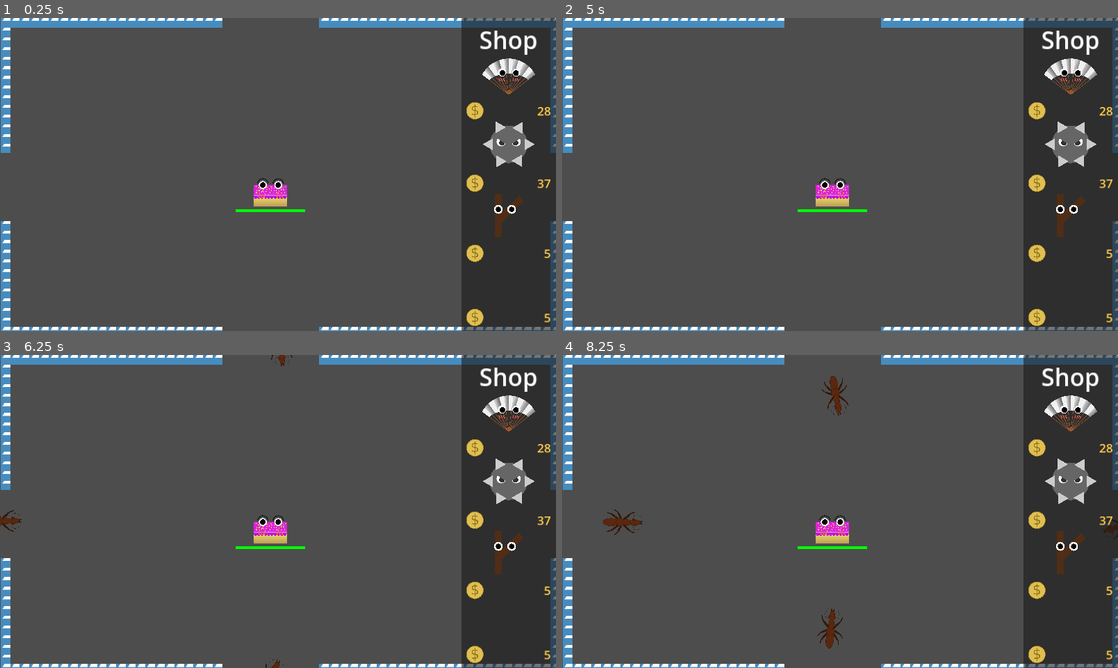
Above: before the commit, frames 1-4 (two rows, left to right).
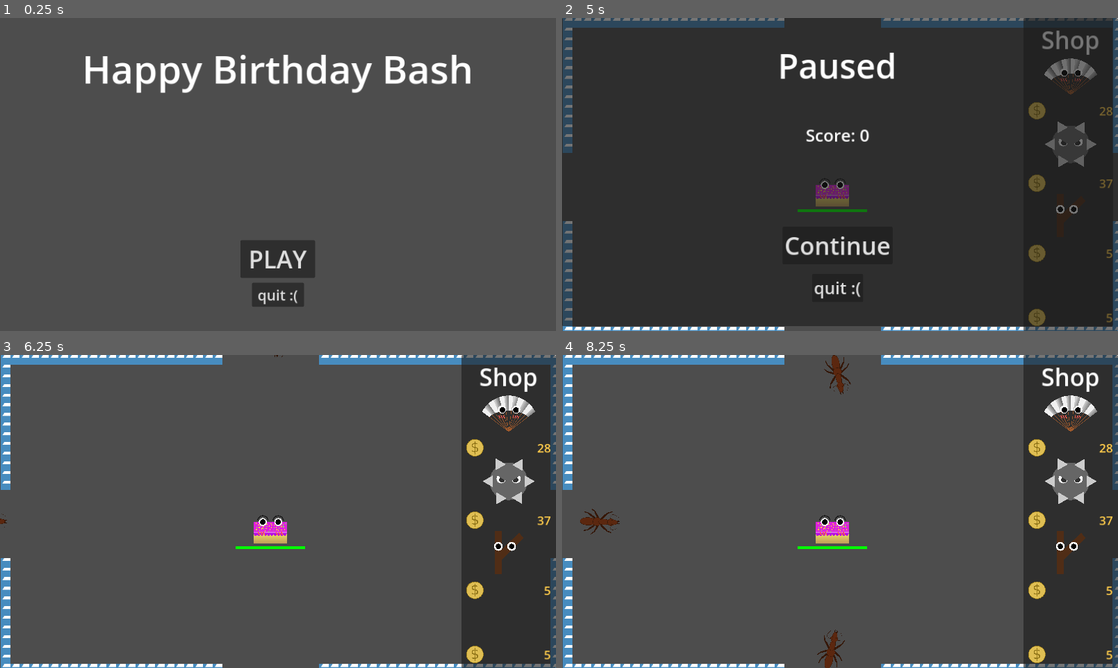
Above: after the commit, the same moments.

Repository: RainbowAsteroids/happy-birthday-bash
Game: Godot game, scene res://Menus/main_menu.tscn
Two runs of this game, one before a commit and one after it. Both use one fixed random seed, a clock stepped at 60 frames per second and the inputs below. Before the commit the project starts from res://World/world.tscn. The engine's default icon, where the game draws it, is replaced by a stand-in: a white triangle on a blue panel in a dark square.
Inputs (mouse positions are in pixels of both pictures, inside the frame that each line leads up to):
- Up to frame 1 (0.25 s): no input
- Up to frame 2 (5 s): click (840, 259) at 0.5 s, where only the run after the commit has a clickable "PLAY"; tap Enter (ui_accept) at 1.25, 1.52, 2, 2.27, 2.75, 3.5, 3.77, 4.25, 4.52 s; move the mouse to (962, 158) at 1.27 s; click (962, 158) at 1.42 s; move the mouse to (728, 190) at 2.02 s; click (728, 190) at 2.17 s; move the mouse to (895, 105) at 2.77 s; click (895, 105) at 2.92 s; move the mouse to (812, 237) at 3.52 s; click (812, 237) at 3.67 s; move the mouse to (1006, 221) at 4.27 s; click (1006, 221) at 4.42 s; tap Escape (pause, bound only after the commit) at 4.9 s
- Up to frame 3 (6.25 s): click (278, 583) at 5 s, where only the run after the commit has a clickable "Continue"; tap Enter (ui_accept) at 5.75, 6.02 s; move the mouse to (111, 464) at 5.77 s; click (111, 464) at 5.92 s
- Up to frame 4 (8.25 s): move the mouse to (867, 511) at 6.52 s; click (867, 511) at 6.67 s; move the mouse to (756, 433) at 7.27 s; click (756, 433) at 7.42 s; tap Enter (ui_accept) at 7.52 s; move the mouse to (962, 495) at 8.02 s; click (962, 495) at 8.17 s

The runs differ from the first frame. In frame 1, 26% of the frame differs, in the area x 0-100%, y 0-100%; in frame 2, 84%, in the area x 0-100%, y 0-99%; in frame 3, 0.2%; in frame 4, 1.1%.

Commit message:
add pause, lose, and main menus

Diff:
--- a/Cake/Cake.gd
+++ b/Cake/Cake.gd
@@ -1,4 +1,6 @@
 class_name Cake extends StaticBody2D
+
+signal dead
 
 static var instance: Cake
 
@@ -26,5 +28,4 @@
 	scared_sprite.visible = being_attacked
 
 	if health <= 0:
-		pass
-		#print("ded")
+		dead.emit()
--- a/Enemy/enemy_spawner.gd
+++ b/Enemy/enemy_spawner.gd
@@ -13,7 +13,7 @@
 @onready var timer = $SpawnTimer
 
 func _on_timer_timeout():
-	print("timeout")
+	#print("timeout")
 	respawn_time -= randf() * 0.15
 	var enemy = enemy_scene.instantiate()
 	enemy.global_position = global_position
@@ -21,7 +21,7 @@
 	enemy_parent.add_child(enemy)
 
 func _ready():
-	print(respawn_time)
+	#print(respawn_time)
 	timer.autostart = true
 	timer.start(respawn_time)
 
--- /dev/null
+++ b/HighscoreManager.gd
@@ -0,0 +1,44 @@
+extends Node
+
+const high_score_filename := "user://highscore.dat"
+
+var is_highscore := false
+var score := 0:
+	set(value):
+		score = value
+
+		if score > high_score:
+			is_highscore = true
+			high_score = score
+
+var high_score := 0
+
+func reset():
+	score = 0
+	is_highscore = false
+
+func read():
+	var file = FileAccess.open(high_score_filename, FileAccess.READ)
+
+	file.seek(0)
+	high_score = file.get_64()
+	file.flush()
+
+	file.close()
+
+func commit():
+	var file = FileAccess.open(high_score_filename, FileAccess.WRITE)
+
+	file.seek(0)
+	file.store_64(high_score)
+	file.flush()
+
+	file.close()
+
+func _ready():
+	if FileAccess.file_exists(high_score_filename):
+		read()
+	commit()
+
+func _exit_tree():
+	commit()
--- /dev/null
+++ b/Menus/ContinueButton.gd
@@ -0,0 +1,3 @@
+extends Button
+
+func _on_pressed():
--- /dev/null
+++ b/Menus/HighscoreLabel.gd
@@ -0,0 +1,7 @@
+extends Label
+
+func _ready():
+	if HighscoreManager.high_score != 0:
+		text = text.format([HighscoreManager.high_score])
+	else:
+		visible = false
--- /dev/null
+++ b/Menus/PlayButton.gd
@@ -0,0 +1,7 @@
+extends Button
+
+@export var play_scene: PackedScene
+
+
+func _on_pressed():
+	get_tree().change_scene_to_packed(play_scene)
--- /dev/null
+++ b/Menus/QuitButton.gd
@@ -0,0 +1,4 @@
+extends Button
+
+func _on_pressed():
+	get_tree().quit()
--- /dev/null
+++ b/Menus/ScoreLabel.gd
@@ -0,0 +1,4 @@
+extends Label
+
+func _ready():
+	text = text.format([HighscoreManager.score])
--- /dev/null
+++ b/Menus/lose_screen.tscn
@@ -0,0 +1,65 @@
+[gd_scene load_steps=6 format=3 uid="uid://detdqcqq3u8y0"]
+
+[ext_resource type="Script" path="res://Menus/ScoreLabel.gd" id="1_caei0"]
+[ext_resource type="Script" path="res://Menus/HighscoreLabel.gd" id="2_ux0sn"]
+[ext_resource type="Script" path="res://Menus/PlayButton.gd" id="3_l11ig"]
+[ext_resource type="PackedScene" uid="uid://dkphvvx1s48hi" path="res://World/world.tscn" id="4_boubc"]
+[ext_resource type="Script" path="res://Menus/QuitButton.gd" id="5_uxqw4"]
+
+[node name="LoseScreen" type="MarginContainer"]
+offset_right = 1152.0
+offset_bottom = 648.0
+theme_override_constants/margin_left = 50
+theme_override_constants/margin_top = 50
+theme_override_constants/margin_right = 50
+theme_override_constants/margin_bottom = 50
+
+[node name="VBoxContainer" type="VBoxContainer" parent="."]
+layout_mode = 2
+theme_override_constants/separation = 10
+
+[node name="Label" type="Label" parent="VBoxContainer"]
+layout_mode = 2
+theme_override_font_sizes/font_size = 80
+text = "You lose :("
+horizontal_alignment = 1
+
+[node name="Control" type="Control" parent="VBoxContainer"]
+custom_minimum_size = Vector2(0, 30)
+layout_mode = 2
+
+[node name="Label3" type="Label" parent="VBoxContainer"]
+layout_mode = 2
+theme_override_font_sizes/font_size = 40
+text = "Score: {0}"
+horizontal_alignment = 1
+script = ExtResource("1_caei0")
+
+[node name="Label2" type="Label" parent="VBoxContainer"]
+layout_mode = 2
+theme_override_font_sizes/font_size = 40
+text = "High score: {0}"
+horizontal_alignment = 1
+script = ExtResource("2_ux0sn")
+
+[node name="Control2" type="Control" parent="VBoxContainer"]
+layout_mode = 2
+size_flags_vertical = 3
+
+[node name="Button" type="Button" parent="VBoxContainer"]
+layout_mode = 2
+size_flags_horizontal = 4
+theme_override_font_sizes/font_size = 50
+text = " PLAY AGAIN"
+script = ExtResource("3_l11ig")
+play_scene = ExtResource("4_boubc")
+
+[node name="Button2" type="Button" parent="VBoxContainer"]
+layout_mode = 2
+size_flags_horizontal = 4
+theme_override_font_sizes/font_size = 30
+text = " quit :( "
+script = ExtResource("5_uxqw4")
+
+[connection signal="pressed" from="VBoxContainer/Button" to="VBoxContainer/Button" method="_on_pressed"]
+[connection signal="pressed" from="VBoxContainer/Button2" to="VBoxContainer/Button2" method="_on_pressed"]
--- /dev/null
+++ b/Menus/main_menu.tscn
@@ -0,0 +1,60 @@
+[gd_scene load_steps=5 format=3 uid="uid://b2k5ivx5bhd8e"]
+
+[ext_resource type="Script" path="res://Menus/HighscoreLabel.gd" id="1_6vy2h"]
+[ext_resource type="Script" path="res://Menus/PlayButton.gd" id="2_1h7jn"]
+[ext_resource type="PackedScene" uid="uid://dkphvvx1s48hi" path="res://World/world.tscn" id="3_nvtdj"]
+[ext_resource type="Script" path="res://Menus/QuitButton.gd" id="3_sqtb0"]
+
+[node name="MainMenu" type="MarginContainer"]
+anchors_preset = 15
+anchor_right = 1.0
+anchor_bottom = 1.0
+grow_horizontal = 2
+grow_vertical = 2
+theme_override_constants/margin_left = 50
+theme_override_constants/margin_top = 50
+theme_override_constants/margin_right = 50
+theme_override_constants/margin_bottom = 50
+
+[node name="VBoxContainer" type="VBoxContainer" parent="."]
+layout_mode = 2
+theme_override_constants/separation = 10
+
+[node name="Label" type="Label" parent="VBoxContainer"]
+layout_mode = 2
+theme_override_font_sizes/font_size = 80
+text = "Happy Birthday Bash"
+horizontal_alignment = 1
+
+[node name="Control" type="Control" parent="VBoxContainer"]
+custom_minimum_size = Vector2(0, 100)
+layout_mode = 2
+
+[node name="Label2" type="Label" parent="VBoxContainer"]
+layout_mode = 2
+theme_override_font_sizes/font_size = 40
+text = "High score: {0}"
+horizontal_alignment = 1
+script = ExtResource("1_6vy2h")
+
+[node name="Control2" type="Control" parent="VBoxContainer"]
+layout_mode = 2
+size_flags_vertical = 3
+
+[node name="Button" type="Button" parent="VBoxContainer"]
+layout_mode = 2
+size_flags_horizontal = 4
+theme_override_font_sizes/font_size = 50
+text = " PLAY "
+script = ExtResource("2_1h7jn")
+play_scene = ExtResource("3_nvtdj")
+
+[node name="Button2" type="Button" parent="VBoxContainer"]
+layout_mode = 2
+size_flags_horizontal = 4
+theme_override_font_sizes/font_size = 30
+text = " quit :( "
+script = ExtResource("3_sqtb0")
+
+[connection signal="pressed" from="VBoxContainer/Button" to="VBoxContainer/Button" method="_on_pressed"]
+[connection signal="pressed" from="VBoxContainer/Button2" to="VBoxContainer/Button2" method="_on_pressed"]
--- a/Weapon/SugarCookie/sugar-cookie.svg
+++ b/Weapon/SugarCookie/sugar-cookie.svg
@@ -7,9 +7,9 @@
    viewBox="0 0 100 100"
    version="1.1"
    id="svg1"
-   inkscape:version="1.3 (0e150ed6c4, 2023-07-21)"
+   inkscape:version="1.2.2 (b0a8486541, 2022-12-01)"
    sodipodi:docname="sugar-cookie.svg"
-   inkscape:export-filename="sugar-cookie-pupil-right.png"
+   inkscape:export-filename="../../Shop/sugar-cookie-shop.png"
    inkscape:export-xdpi="960"
    inkscape:export-ydpi="960"
    xmlns:inkscape="http://www.inkscape.org/namespaces/inkscape"
@@ -28,10 +28,10 @@
      inkscape:document-units="mm"
      showgrid="true"
      inkscape:zoom="2.2022289"
-     inkscape:cx="157.11355"
-     inkscape:cy="190.71587"
-     inkscape:window-width="951"
-     inkscape:window-height="1040"
+     inkscape:cx="143.71803"
+     inkscape:cy="191.16996"
+     inkscape:window-width="2548"
+     inkscape:window-height="1400"
      inkscape:window-x="0"
      inkscape:window-y="0"
      inkscape:window-maximized="1"
--- /dev/null
+++ b/World/Label2.gd
@@ -0,0 +1,4 @@
+extends Label
+
+func _process(_delta):
+	text = "Score: " + str(HighscoreManager.score)
--- /dev/null
+++ b/World/PauseMenu.gd
@@ -0,0 +1,15 @@
+extends PanelContainer
+
+func unpause():
+	visible = false
+	get_tree().paused = false
+
+
+func _input(event: InputEvent):
+	if event.is_action_pressed("pause"):
+		get_viewport().set_input_as_handled()
+		unpause()
+
+
+func _on_button_pressed():
+	unpause()
--- a/World/world.gd
+++ b/World/world.gd
@@ -1,7 +1,10 @@
 class_name World extends Node2D
+
+@export var pause_menu: CanvasItem
 
 @export var shop_button_parent: Node
 @export var balance_label: Label
+@export var lose_screen: PackedScene
 
 @export var balance := 5:
 	set(value):
@@ -11,6 +14,11 @@
 
 var shop_buttons: Array[ShopButton] = []
 var stick_button: ShopButton
+
+func _input(event: InputEvent):
+	if event.is_action_pressed("pause"):
+		pause_menu.visible = true
+		get_tree().paused = true
 
 func _on_selected(button: ShopButton):
 	var cost = button.price
@@ -54,6 +62,8 @@
 
 
 func _ready():
+	HighscoreManager.reset()
+
 	get_tree().node_added.connect(_on_node_added)
 
 	balance = balance
@@ -69,9 +79,14 @@
 	shuffle_shop()
 
 func _on_collected():
+	HighscoreManager.score += 1
 	balance += 1
 
 func _on_node_added(node:Node):
 	if node is Gold:
 		node.collected.connect(_on_collected)
 		pass
+
+func _on_cake_dead():
+	HighscoreManager.commit()
+	get_tree().change_scene_to_packed(lose_screen)
--- a/World/world.tscn
+++ b/World/world.tscn
@@ -1,7 +1,8 @@
-[gd_scene load_steps=29 format=3 uid="uid://dkphvvx1s48hi"]
+[gd_scene load_steps=33 format=3 uid="uid://dkphvvx1s48hi"]
 
 [ext_resource type="Script" path="res://World/world.gd" id="1_bv7nv"]
 [ext_resource type="PackedScene" uid="uid://bph5vow85w8do" path="res://ball.tscn" id="1_f4dmd"]
+[ext_resource type="PackedScene" uid="uid://detdqcqq3u8y0" path="res://Menus/lose_screen.tscn" id="2_ap1pa"]
 [ext_resource type="Script" path="res://World/spinnyboi.gd" id="2_p7rve"]
 [ext_resource type="Texture2D" uid="uid://cc2j3r46e7v2x" path="res://icon.svg" id="3_ivn4p"]
 [ext_resource type="Texture2D" uid="uid://bx41dhg31iilm" path="res://transparent.png" id="4_1gfse"]
@@ -23,6 +24,9 @@
 [ext_resource type="Texture2D" uid="uid://dyi7mg01ym2xy" path="res://Shop/stick-shop.png" id="19_0unke"]
 [ext_resource type="PackedScene" uid="uid://dix336iqjmom1" path="res://Weapon/SugarCookie/sugar_cookie.tscn" id="20_8b6td"]
 [ext_resource type="Texture2D" uid="uid://6oavfwyw4r2x" path="res://Shop/sugar-cookie-shop.png" id="22_dlr8k"]
+[ext_resource type="Script" path="res://World/PauseMenu.gd" id="25_f0wu7"]
+[ext_resource type="Script" path="res://World/Label2.gd" id="26_oucol"]
+[ext_resource type="Script" path="res://Menus/QuitButton.gd" id="27_a6fr4"]
 
 [sub_resource type="TileSetAtlasSource" id="TileSetAtlasSource_xu6c7"]
 texture = ExtResource("3_ivn4p")
@@ -61,11 +65,14 @@
 
 [sub_resource type="RectangleShape2D" id="RectangleShape2D_psh5m"]
 
-[node name="World" type="Node2D" node_paths=PackedStringArray("shop_button_parent", "balance_label")]
+[node name="World" type="Node2D" node_paths=PackedStringArray("pause_menu", "shop_button_parent", "balance_label")]
+process_mode = 1
 position = Vector2(1, 0)
 script = ExtResource("1_bv7nv")
+pause_menu = NodePath("PauseMenu/PanelContainer")
 shop_button_parent = NodePath("CanvasLayer/PanelContainer/MarginContainer/VBoxContainer/VBoxContainer")
 balance_label = NodePath("CanvasLayer/PanelContainer/MarginContainer/VBoxContainer/HBoxContainer/Label")
+lose_screen = ExtResource("2_ap1pa")
 
 [node name="Cake" parent="." instance=ExtResource("4_2ehdc")]
 position = Vector2(559, 356)
@@ -78,24 +85,6 @@
 format = 2
 layer_0/tile_data = PackedInt32Array(0, 131072, 3, 65536, 131072, 3, 131072, 131072, 3, 196608, 131072, 3, 262144, 1310 …(13979 unchanged characters)…
 
-[node name="Spawners" type="Node" parent="."]
-
-[node name="EnemySpawner" parent="Spawners" node_paths=PackedStringArray("enemy_parent") instance=ExtResource("7_hxux6")]
-position = Vector2(-34, 343)
-enemy_parent = NodePath("../../Enemies")
-
-[node name="EnemySpawner2" parent="Spawners" node_paths=PackedStringArray("enemy_parent") instance=ExtResource("7_hxux6")]
-position = Vector2(578, -37)
-enemy_parent = NodePath("../../Enemies")
-
-[node name="EnemySpawner3" parent="Spawners" node_paths=PackedStringArray("enemy_parent") instance=ExtResource("7_hxux6")]
-position = Vector2(1214, 353)
-enemy_parent = NodePath("../../Enemies")
-
-[node name="EnemySpawner4" parent="Spawners" node_paths=PackedStringArray("enemy_parent") instance=ExtResource("7_hxux6")]
-position = Vector2(558, 691)
-enemy_parent = NodePath("../../Enemies")
-
 [node name="oldstyle" type="Node2D" parent="."]
 process_mode = 4
 visible = false
@@ -405,3 +394,79 @@
 theme_override_colors/font_color = Color(1, 0.8, 0.290196, 1)
 theme_override_font_sizes/font_size = 25
 text = "6969"
+
+[node name="Spawners" type="Node" parent="CanvasLayer"]
+
+[node name="EnemySpawner" parent="CanvasLayer/Spawners" node_paths=PackedStringArray("enemy_parent") instance=ExtResource("7_hxux6")]
+position = Vector2(-34, 343)
+enemy_parent = NodePath("../../../Enemies")
+
+[node name="EnemySpawner2" parent="CanvasLayer/Spawners" node_paths=PackedStringArray("enemy_parent") instance=ExtResource("7_hxux6")]
+position = Vector2(578, -37)
+enemy_parent = NodePath("../../../Enemies")
+
+[node name="EnemySpawner3" parent="CanvasLayer/Spawners" node_paths=PackedStringArray("enemy_parent") instance=ExtResource("7_hxux6")]
+position = Vector2(1214, 353)
+enemy_parent = NodePath("../../../Enemies")
+
+[node name="EnemySpawner4" parent="CanvasLayer/Spawners" node_paths=PackedStringArray("enemy_parent") instance=ExtResource("7_hxux6")]
+position = Vector2(558, 691)
+enemy_parent = NodePath("../../../Enemies")
+
+[node name="PauseMenu" type="CanvasLayer" parent="."]
+process_mode = 2
+
+[node name="PanelContainer" type="PanelContainer" parent="PauseMenu"]
+visible = false
+offset_right = 1142.0
+offset_bottom = 638.0
+script = ExtResource("25_f0wu7")
+
+[node name="MarginContainer" type="MarginContainer" parent="PauseMenu/PanelContainer"]
+layout_mode = 2
+theme_override_constants/margin_left = 50
+theme_override_constants/margin_top = 50
+theme_override_constants/margin_right = 50
+theme_override_constants/margin_bottom = 50
+
+[node name="VBoxContainer" type="VBoxContainer" parent="PauseMenu/PanelContainer/MarginContainer"]
+layout_mode = 2
+theme_override_constants/separation = 20
+
+[node name="Label" type="Label" parent="PauseMenu/PanelContainer/MarginContainer/VBoxContainer"]
+layout_mode = 2
+theme_override_font_sizes/font_size = 70
+text = "Paused"
+horizontal_alignment = 1
+
+[node name="Control" type="Control" parent="PauseMenu/PanelContainer/MarginContainer/VBoxContainer"]
+custom_minimum_size = Vector2(0, 30)
+layout_mode = 2
+
+[node name="Label2" type="Label" parent="PauseMenu/PanelContainer/MarginContainer/VBoxContainer"]
+layout_mode = 2
+theme_override_font_sizes/font_size = 35
+text = "Score: {0}"
+horizontal_alignment = 1
+script = ExtResource("26_oucol")
+
+[node name="Control2" type="Control" parent="PauseMenu/PanelContainer/MarginContainer/VBoxContainer"]
+layout_mode = 2
+size_flags_vertical = 3
+
+[node name="Button" type="Button" parent="PauseMenu/PanelContainer/MarginContainer/VBoxContainer"]
+layout_mode = 2
+size_flags_horizontal = 4
+theme_override_font_sizes/font_size = 50
+text = "Continue"
+
+[node name="Button2" type="Button" parent="PauseMenu/PanelContainer/MarginContainer/VBoxContainer"]
+layout_mode = 2
+size_flags_horizontal = 4
+theme_override_font_sizes/font_size = 35
+text = "quit :("
+script = ExtResource("27_a6fr4")
+
+[connection signal="dead" from="Cake" to="." method="_on_cake_dead"]
+[connection signal="pressed" from="PauseMenu/PanelContainer/MarginContainer/VBoxContainer/Button" to="PauseMenu/PanelContainer" method="_on_button_pressed"]
+[connection signal="pressed" from="PauseMenu/PanelContainer/MarginContainer/VBoxContainer/Button2" to="PauseMenu/PanelContainer/MarginContainer/VBoxContainer/Button2" method="_on_pressed"]
--- a/project.godot
+++ b/project.godot
@@ -11,9 +11,13 @@
 [application]
 
 config/name="the-name-of-the-game"
-run/main_scene="res://World/world.tscn"
+run/main_scene="res://Menus/main_menu.tscn"
 config/features=PackedStringArray("4.1", "GL Compatibility")
 config/icon="res://icon.svg"
+
+[autoload]
+
+HighscoreManager="*res://HighscoreManager.gd"
 
 [display]
 
@@ -22,9 +26,10 @@
 
 [input]
 
-asd={
+pause={
 "deadzone": 0.5,
-"events": []
+"events": [Object(InputEventKey,"resource_local_to_scene":false,"resource_name":"","device":-1,"window_id":0,"alt_pressed":false,"shift_pressed":false,"ctrl_pressed":false,"meta_pressed":false,"pressed":false,"keycode":0,"physical_keycode":4194305,"key_label":0,"unicode":0,"echo":false,"script":null)
+]
 }
 
 [layer_names]
